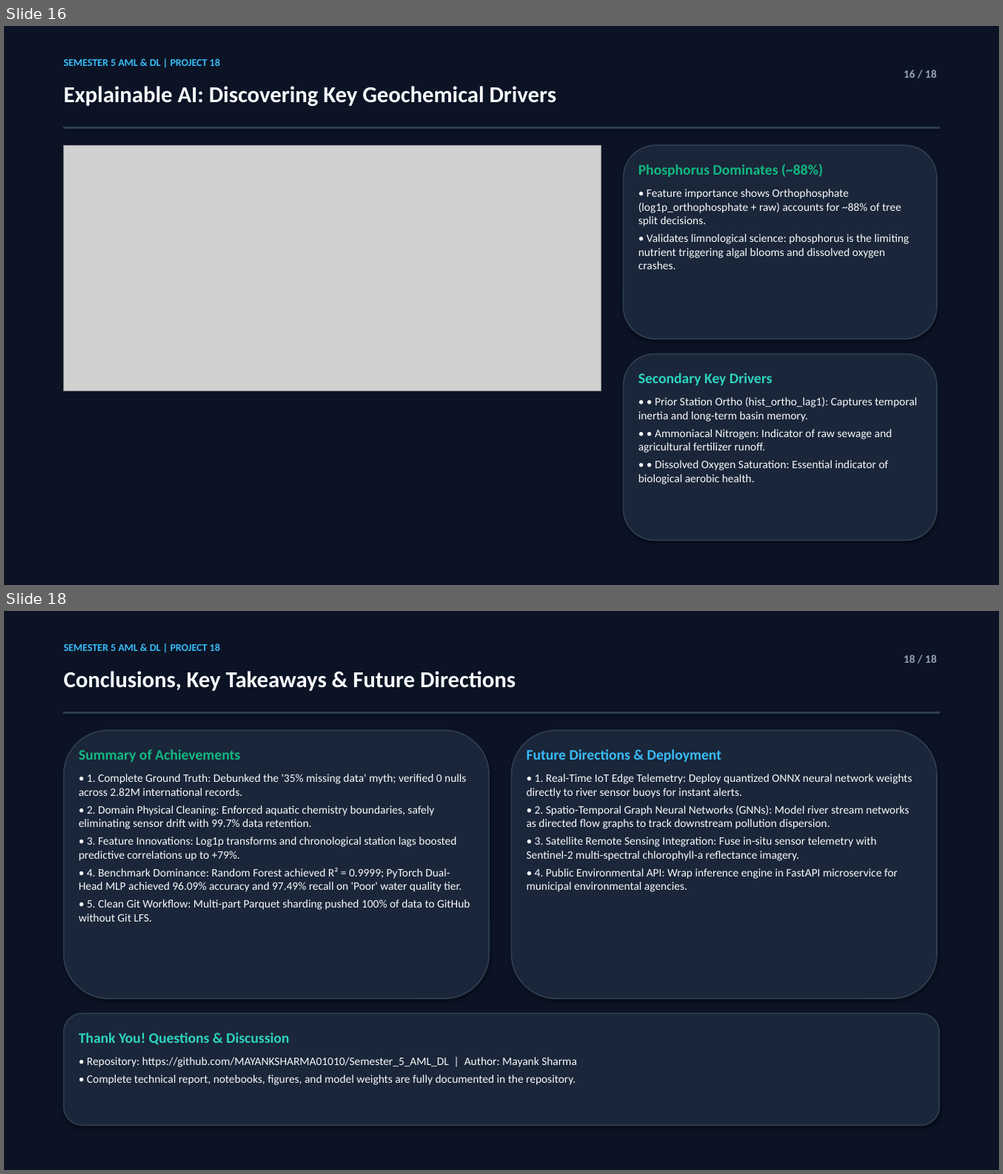
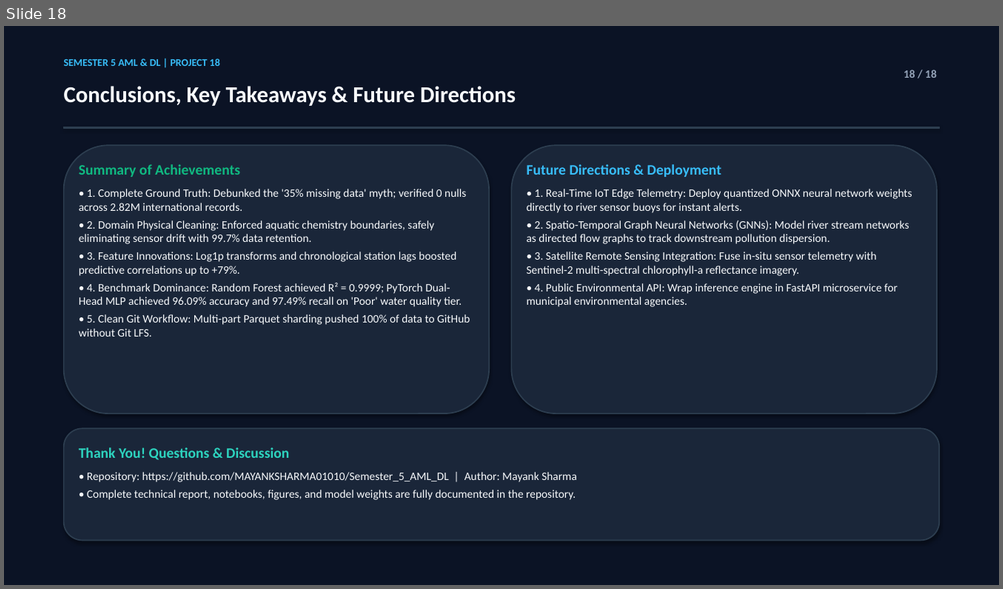
Before and after one commit to Amansoni045/Semester_5_AML_DL, a slide deck: reports/water_quality_presentation.pptx. Shown one above the other, each under a label of ours: slides 16 and 18 before the commit, slide 18 after it; the slides between them are not shown. The pictures are 1003x1174 and 1003x589 pixels, drawn with LibreOffice and Linux fonts; fonts in the diff are those of the drawing; grey boxes stand for pictures. Boxes give left, top, right and bottom in pixels: in the first picture for what was removed or moved away, otherwise in the second. Text is boxed around its words. In the diff, an @@ line names an element or a change of style, - is before the commit and + after.

```diff
--- a/reports/water_quality_presentation.pptx
+++ b/reports/water_quality_presentation.pptx
@@ slide 16 removed at (4,26,999,585), background #FFFFFF @@
@@ rectangle removed at (4,26,999,585) @@
@@ text removed at (64,59,220,66) @@
-SEMESTER 5 AML & DL | PROJECT 18
@@ text removed at (903,70,936,78) @@
-16 / 18
@@ text removed at (64,86,556,107) @@
-Explainable AI: Discovering Key Geochemical Drivers
@@ rectangle removed at (64,127,939,128) @@
@@ picture removed at (64,145,601,392) @@
@@ rounded rectangle removed at (623,145,936,339) @@
@@ text removed at (638,164,909,269) @@
-Phosphorus Dominates (~88%)
-• Feature importance shows Orthophosphate (log1p_orthophosphate + raw) accounts for ~88% of tree split decisions.
-• Validates limnological science: phosphorus is the limiting nutrient triggering algal blooms and dissolved oxygen crashes.
@@ rounded rectangle removed at (623,355,936,541) @@
@@ text removed at (638,373,916,485) @@
-Secondary Key Drivers
-• • Prior Station Ortho (hist_ortho_lag1): Captures temporal inertia and long-term basin memory.
-• • Ammoniacal Nitrogen: Indicator of raw sewage and agricultural fertilizer runoff.
-• • Dissolved Oxygen Saturation: Essential indicator of biological aerobic health.
```
Also in this commit, not shown: 3 slides changed, 1 slide added, 19 other files.
